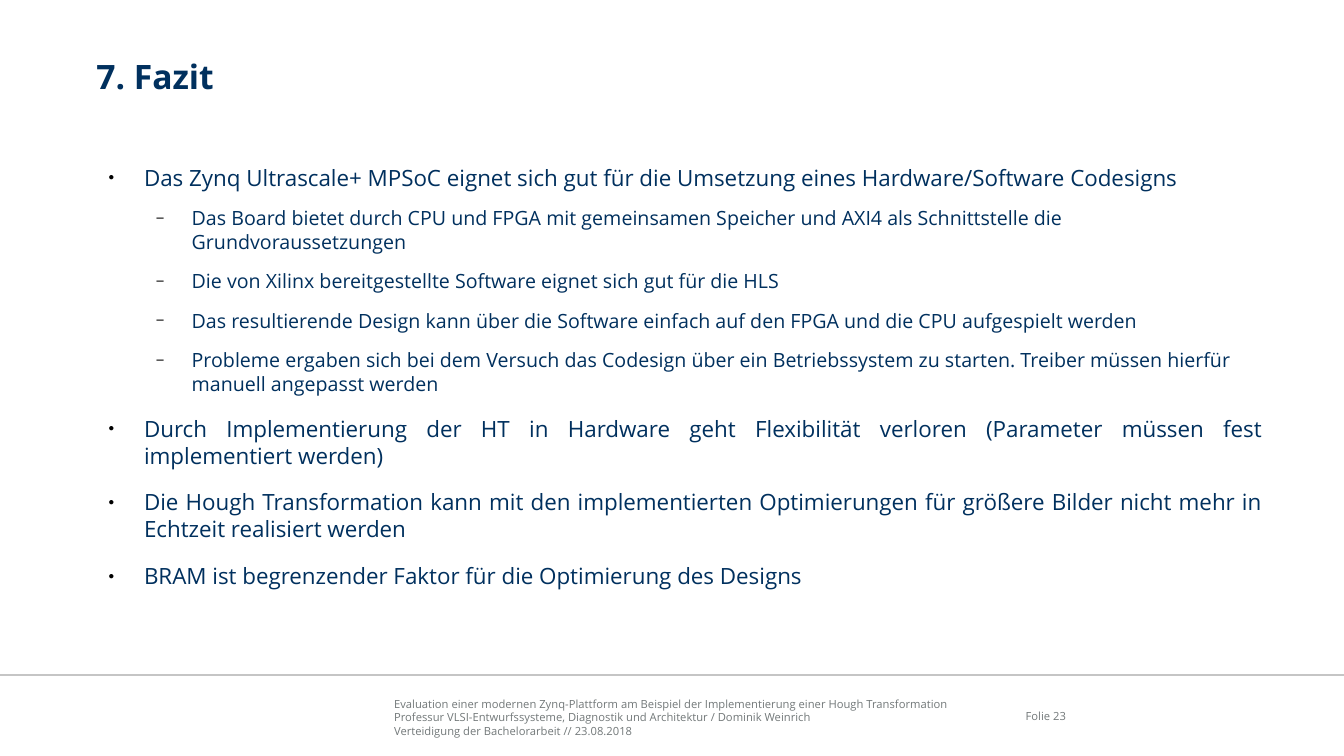
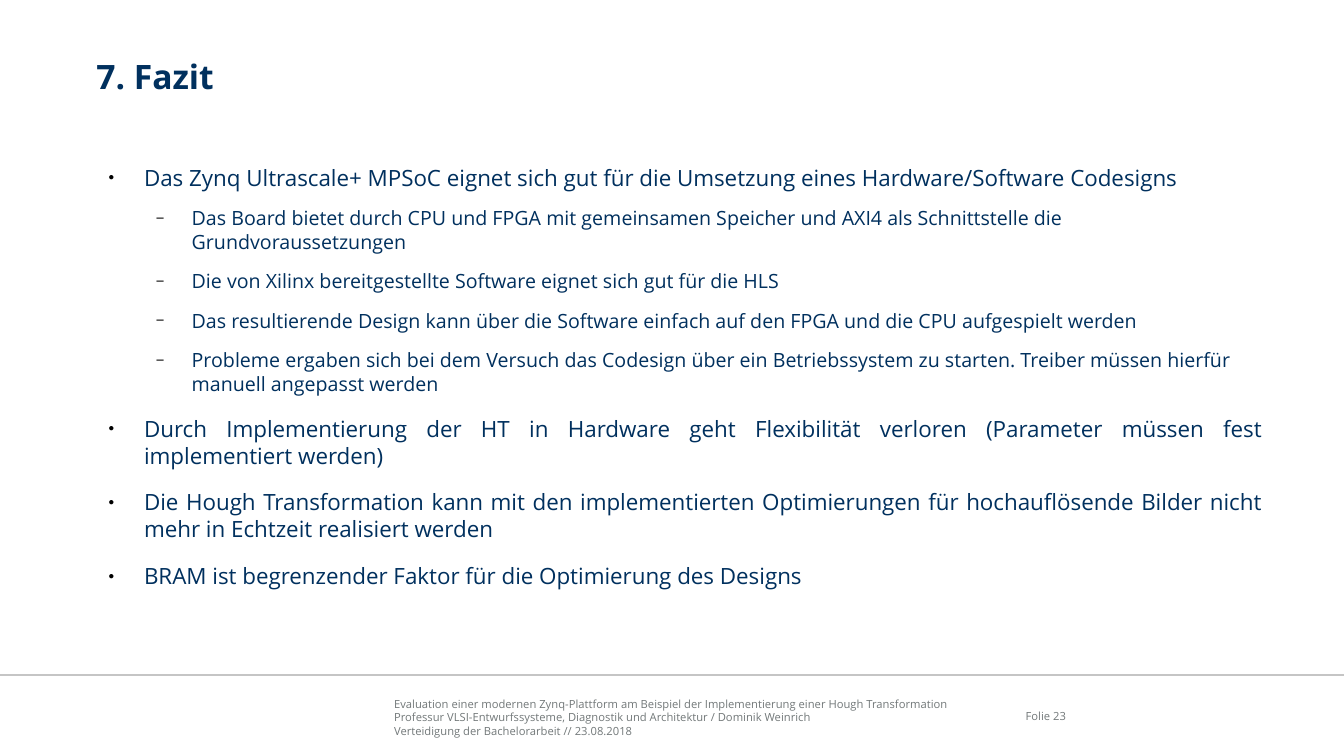
Before and after one commit to freeDom-/hough, a slide deck: slide 23 of Verteidigung/Verteidigung.odp. Drawn at 1344x756 pixels with LibreOffice and Linux fonts; fonts in the diff are those of the drawing; background and template pictures are left out. Boxes give left, top, right and bottom in pixels: in the first picture for what was removed or moved away, otherwise in the second. Text is boxed around its words. In the diff, an @@ line names an element or a change of style, - is before the commit and + after.

Commit message:
last changes on presentation

```diff
--- a/Verteidigung/Verteidigung.odp
+++ b/Verteidigung/Verteidigung.odp
@@ text at [144, 493, 1262, 538]: text changed @@
-● Die Hough Transformation kann mit den implementierten Optimierungen für größere Bilder nicht mehr in Echtzeit realisiert werden
+● Die Hough Transformation kann mit den implementierten Optimierungen für hochauflösende Bilder nicht mehr in Echtzeit realisiert werden
```
Also in this commit, not shown: 2 other slides changed, 2 other files.
